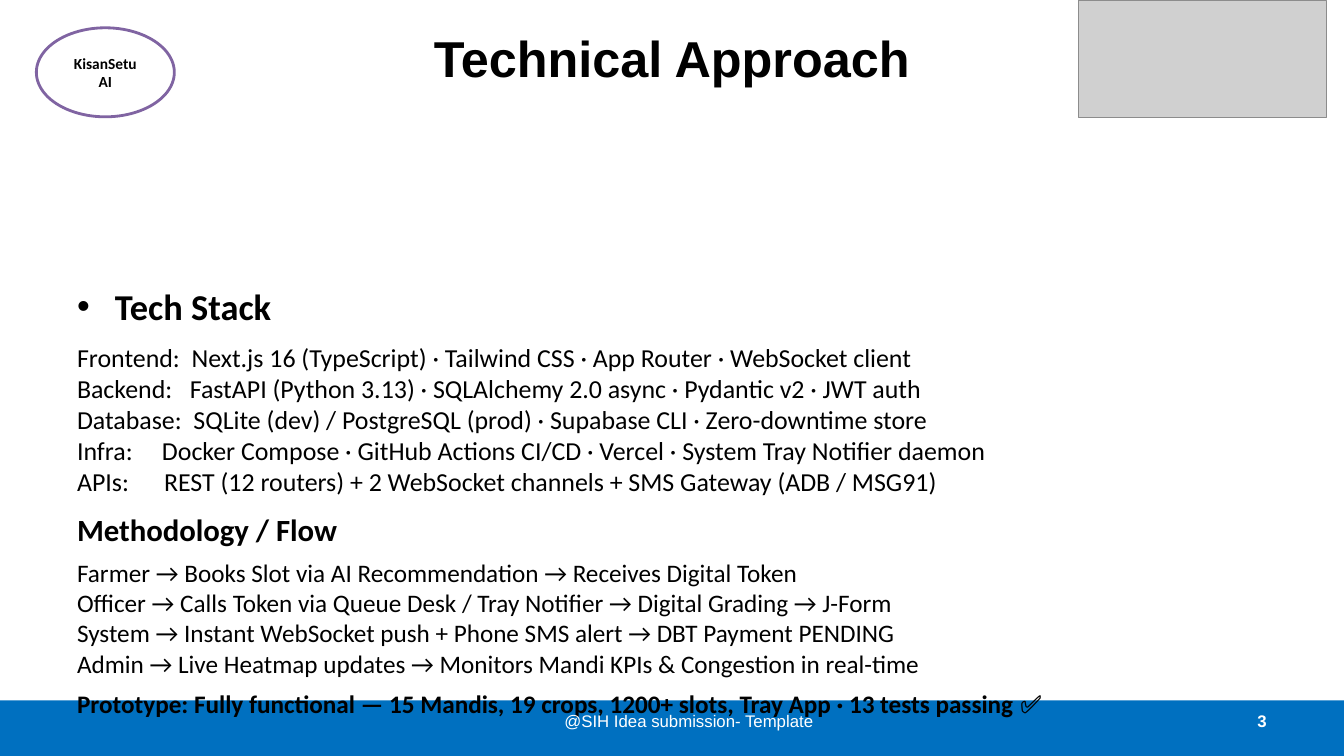
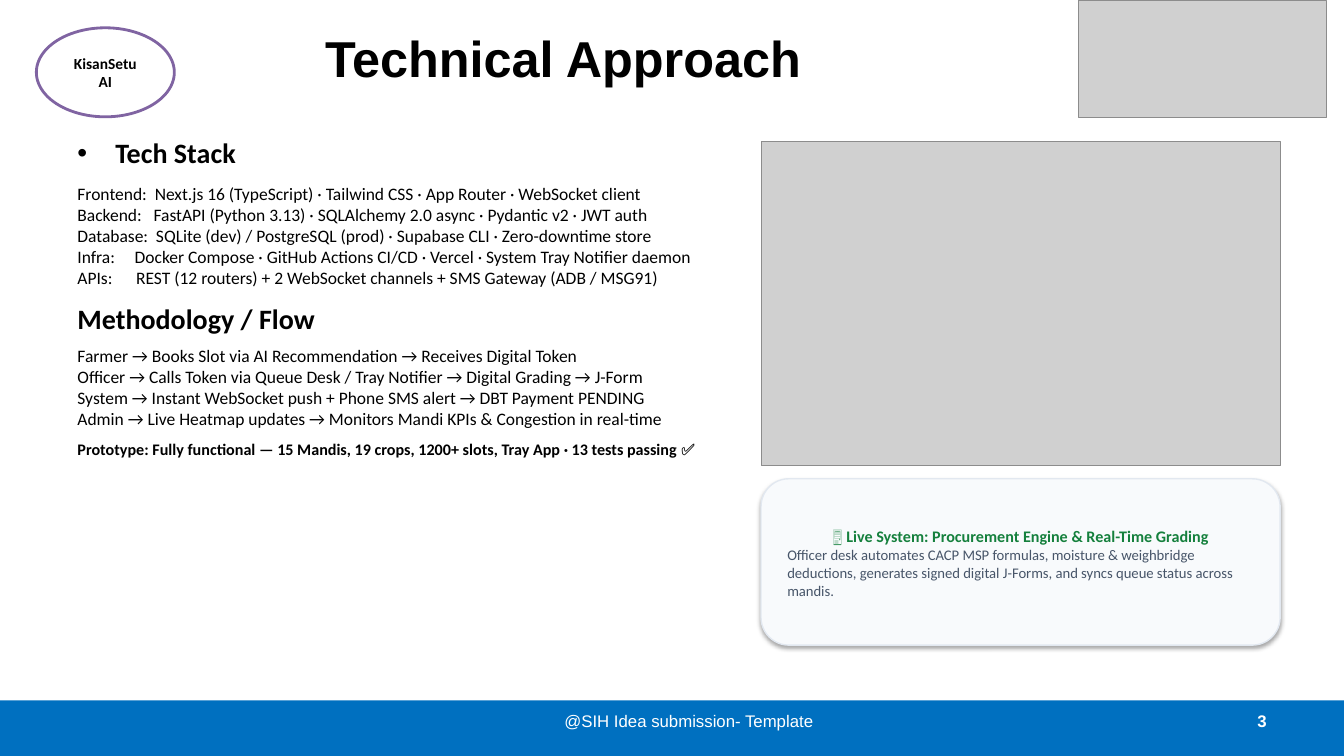
Before and after one commit to YTxFSGAMERz/KisanSetu-AI, a slide deck: slide 3 of KisanSetu-AI_SIH2026_Presentation.pptx. Drawn at 1344x756 pixels with LibreOffice and Linux fonts; fonts in the diff are those of the drawing; grey boxes stand for pictures. Boxes give left, top, right and bottom in pixels: in the first picture for what was removed or moved away, otherwise in the second. Text is boxed around its words. In the diff, an @@ line names an element or a change of style, - is before the commit and + after.

Commit message:
docs(presentation): embed app screenshots and live system callout cards into SIH idea presentation deck and PDF

```diff
--- a/KisanSetu-AI_SIH2026_Presentation.pptx
+++ b/KisanSetu-AI_SIH2026_Presentation.pptx
@@ title "Technical Approach": place and size @@
-title "Technical Approach" at box(434, 40, 910, 87)
+title "Technical Approach" at box(325, 40, 801, 87)
@@ text "Tech Stack": place and size @@
-text "Tech Stack" at box(77, 294, 1014, 720)
+text "Tech Stack" at box(77, 143, 691, 458)
@@ text "Tech Stack" at box(77, 143, 691, 458): size 26 to 20 pt in "Tech Stack"; size 18.5 to 12.5 pt in "Frontend: Next.js 16 (TypeScript) · Tailwind CSS ...", "Backend: FastAPI (Python 3.13) · SQLAlchemy 2.0 ...", "Database: SQLite (dev) / PostgreSQL (prod) · ...", "Infra: Docker Compose · GitHub Actions CI/CD ..." and 1 more places; size 22 to 20 pt in "Methodology / Flow"; size 18 to 12.5 pt in "Farmer → Books Slot via AI Recommendation ...", "Officer → Calls Token via Queue Desk ...", "System → Instant WebSocket push + Phone ...", "Admin → Live Heatmap updates → Monitors ..."; size 18 to 11.5 pt in "Prototype: Fully functional — 15 Mandis, 19 ..." @@
@@ picture added at box(761, 141, 1280, 466) @@
@@ rounded rectangle added at box(761, 479, 1280, 645), fill #F8FAFC, outline #E2E8F0 1 pt, 10.5 pt, text #475569 @@
+🖥️ Live System: Procurement Engine & Real-Time Grading
+Officer desk automates CACP MSP formulas, moisture & weighbridge deductions, generates signed digital J-Forms, and syncs queue status across mandis.
```
Also in this commit, not shown: 5 other slides changed, 18 other files.
